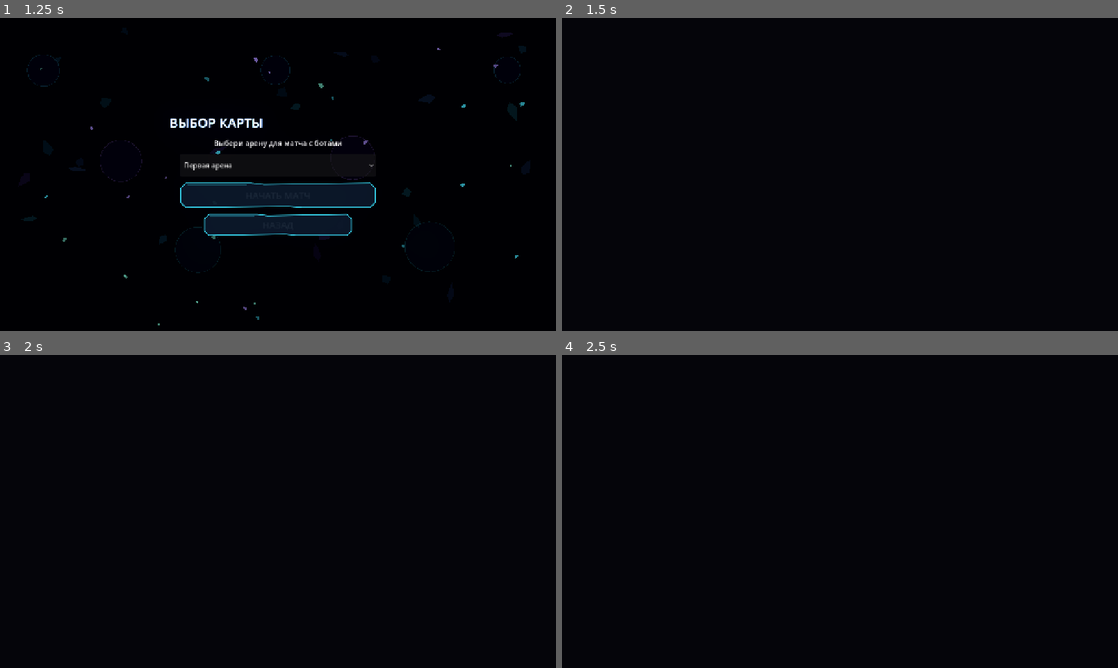
Above: before the commit, frames 1-4 (two rows, left to right).
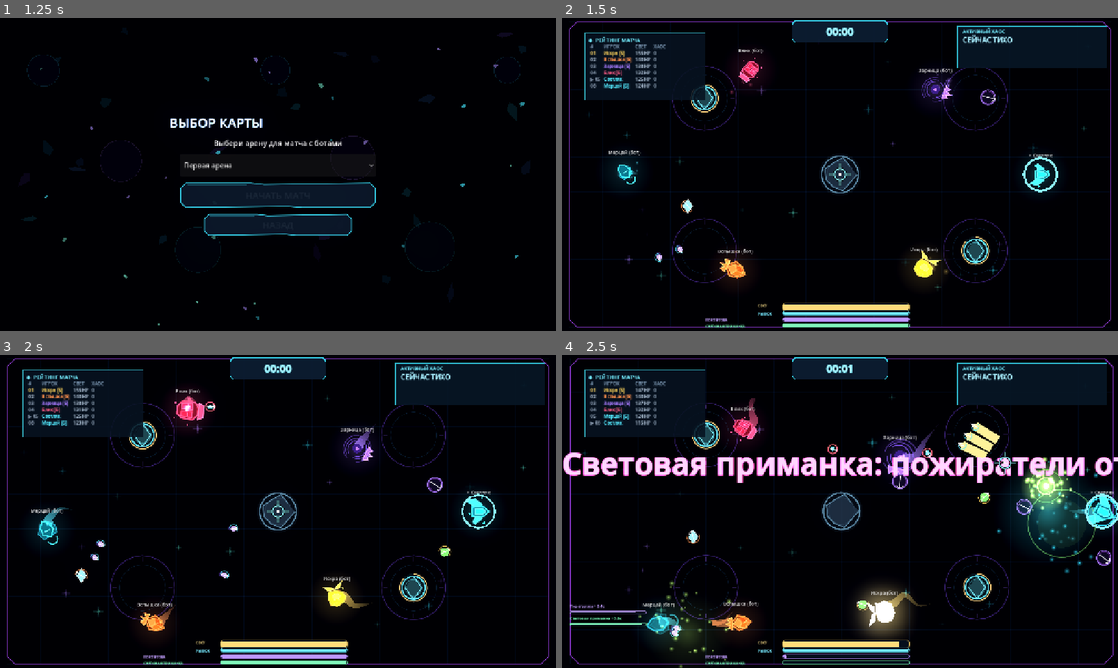
Above: after the commit, the same moments.

Repository: DvoreZZKy/svetobalamut
Game: Godot game, scene res://scenes/menu.tscn
The game is run twice, just before and just after one commit, with the same random seed, the same clock (stepped at 60 frames per second) and the same inputs.
Inputs (mouse positions are in pixels of both pictures, inside the frame that each line leads up to):
- Up to frame 1 (1.25 s): click "Играть одному (с ботами)" at 0.5 s
- Up to frame 2 (1.5 s): click "НАЧАТЬ МАТЧ" at 1.25 s
- Up to frame 3 (2 s): no input
- Up to frame 4 (2.5 s): tap Enter (restart) at 2 s; move the mouse to (962, 495) at 2.02 s; hold D (right) from 2.03 s (still down); tap Q (ability) at 2.1 s; click (962, 495) at 2.17 s; tap F (extra_ability) at 2.3 s

Frame 1 is identical in both runs. In frame 2, 8.8% of the frame differs, in the area x 1-99%, y 0-99%; in frame 3, 9.3%; in frame 4, 18%, in the area x 0-100%, y 0-100%.
Error before the commit: Parse Error: Unindent doesn't match the previous indentation level. (res://scripts/arena.gd:2277)

Commit message:
Polish ability labels and test ability feedback, generator and bot retreats

Diff:
--- a/scripts/arena.gd
+++ b/scripts/arena.gd
@@ -586,8 +586,9 @@
 	ability_caption.anchor_right = 0.5
 	ability_caption.anchor_top = 1.0
 	ability_caption.anchor_bottom = 1.0
-	ability_caption.offset_left = -190
-	ability_caption.offset_right = 160
+	ability_caption.offset_left = -310
+	ability_caption.offset_right = -140
+	ability_caption.add_theme_font_size_override("font_size", 8)
 	ability_caption.offset_top = -31
 	ability_caption.offset_bottom = -17
 	ability_caption.add_theme_color_override("font_color", Color("#c3a0ff"))
@@ -596,8 +597,9 @@
 	extra_ability_caption.anchor_right = 0.5
 	extra_ability_caption.anchor_top = 1.0
 	extra_ability_caption.anchor_bottom = 1.0
-	extra_ability_caption.offset_left = -190
-	extra_ability_caption.offset_right = 160
+	extra_ability_caption.offset_left = -310
+	extra_ability_caption.offset_right = -140
+	extra_ability_caption.add_theme_font_size_override("font_size", 8)
 	extra_ability_caption.offset_top = -16
 	extra_ability_caption.offset_bottom = -2
 	extra_ability_caption.add_theme_color_override("font_color", Color("#72f5b4"))
@@ -2274,7 +2276,10 @@
 				if is_instance_valid(fx_mat):
 					var tw := create_tween()
 					tw.tween_method(func(v: float): fx_mat.set_shader_parameter("aberr", v), 0.03, 0.0, 0.55)
- 			"ability_failed":
+			"generator_attack":
+				if int(e.get("id", 0)) == local_id:
+					_show_banner("ТУРЕЛЬ УСТАНОВЛЕНА В ТОЧКЕ ПРИЦЕЛА")
+			"ability_failed":
 				if int(e.get("id", 0)) == local_id:
 					_show_banner("НИКОГО В РАДИУСЕ — АТАКА НЕ УДАЛАСЬ")
 					Sfx.play("hit", 0.65, -8.0)
--- a/scripts/sim.gd
+++ b/scripts/sim.gd
@@ -502,6 +502,7 @@
 				break
 		if not found:
 			attack_turrets.append({"pos": turret_pos, "owner": p.id, "t": 4.0, "cd": 0.12})
+		events.append({"t":"generator_attack","id":p.id,"x":turret_pos.x,"y":turret_pos.y,"c":p.ci})
 	elif kind == 17:
 		var polarity := int(p.get("polarity_mode", 1))
 		_spawn_class_bullet(p, aim, 1160.0, 8.0, 0.9, 1.35, {"polarity": polarity})
@@ -671,7 +672,7 @@
 func _ability_requires_target(kind: int, is_extra: bool) -> bool:
 	if is_extra:
 		return kind in [4, 7, 12, 13, 14, 17]
-	return kind in [4, 7, 13, 14]
+	return kind in [4, 7, 13]
 
 
 func _ability_target_available(p: Dictionary, is_extra: bool) -> bool:
--- a/tests/sim_smoke.gd
+++ b/tests/sim_smoke.gd
@@ -602,6 +602,39 @@
 		return
 
 
+	# Targeted abilities must fail cleanly without consuming their cooldown when no opponent is in range.
+	sim.reset([{"id":1,"name":"No Target","human":true,"color":0,"kind":7,"outfit":0,"hat":0}])
+	sim.chaos_enabled = false
+	var no_target: Dictionary = sim.players[1]
+	sim.inputs[1] = {"ability": true}
+	sim._update_player(no_target, 1.0 / 60.0)
+	if float(no_target.ability_cd) > 0.0:
+		_fail("Supernova consumed its Q cooldown without a target in range")
+	if not sim.events.any(func(event): return str(event.get("t", "")) == "ability_failed" and int(event.get("id", 0)) == 1):
+		_fail("failed targeted ability did not publish player feedback")
+	# Generator's basic attack places a turret; Q also publishes an explanatory HUD notice.
+	sim.reset([{"id":1,"name":"Generator","human":true,"color":0,"kind":16,"outfit":0,"hat":0}])
+	sim.chaos_enabled = false
+	var generator: Dictionary = sim.players[1]
+	generator.aim = Vector2.RIGHT
+	sim._fire_class_attack(generator)
+	if sim.attack_turrets.is_empty() or not sim.events.any(func(event): return str(event.get("t", "")) == "generator_attack"):
+		_fail("Generator basic attack did not place and announce its turret")
+	sim._use_ability(generator)
+	if not sim.events.any(func(event): return str(event.get("t", "")) == "ability_notice" and int(event.get("id", 0)) == 1):
+		_fail("Generator Q did not publish its ability explanation")
+	# Bots steer back inside the shrinking rectangle rather than wandering into the hazard.
+	sim.reset([{"id":1,"name":"Zone Bot","human":false,"color":0,"kind":0,"outfit":0,"hat":0}])
+	sim.chaos_enabled = false
+	sim.elapsed_time = 145.0
+	sim.danger_half_extents = sim.world_size * 0.25
+	var zone_bot: Dictionary = sim.players[1]
+	zone_bot.pos = Vector2(20.0, sim.world_size.y * 0.5)
+	sim._bot_think(zone_bot, 1.0 / 60.0)
+	var zone_bot_move: Vector2 = sim.inputs[1].get("mv", Vector2.ZERO)
+	if zone_bot_move.x <= 0.0:
+		_fail("bot did not retreat from the closing danger zone toward safety")
+
 	# 4) A full bot match always finishes with a winner; no NaN positions.
 	var finished := 0
 	for match_i in 3:
